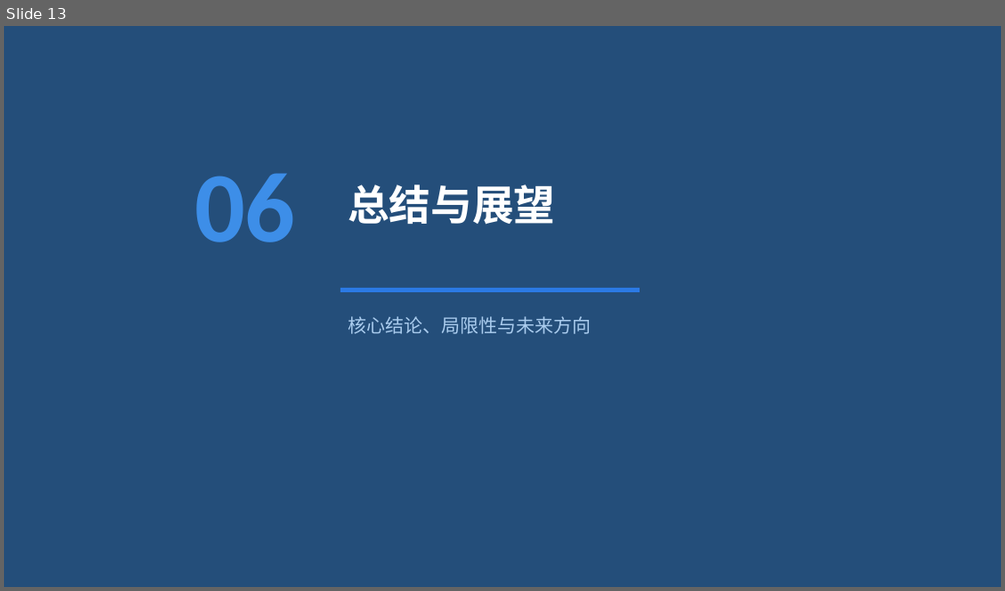
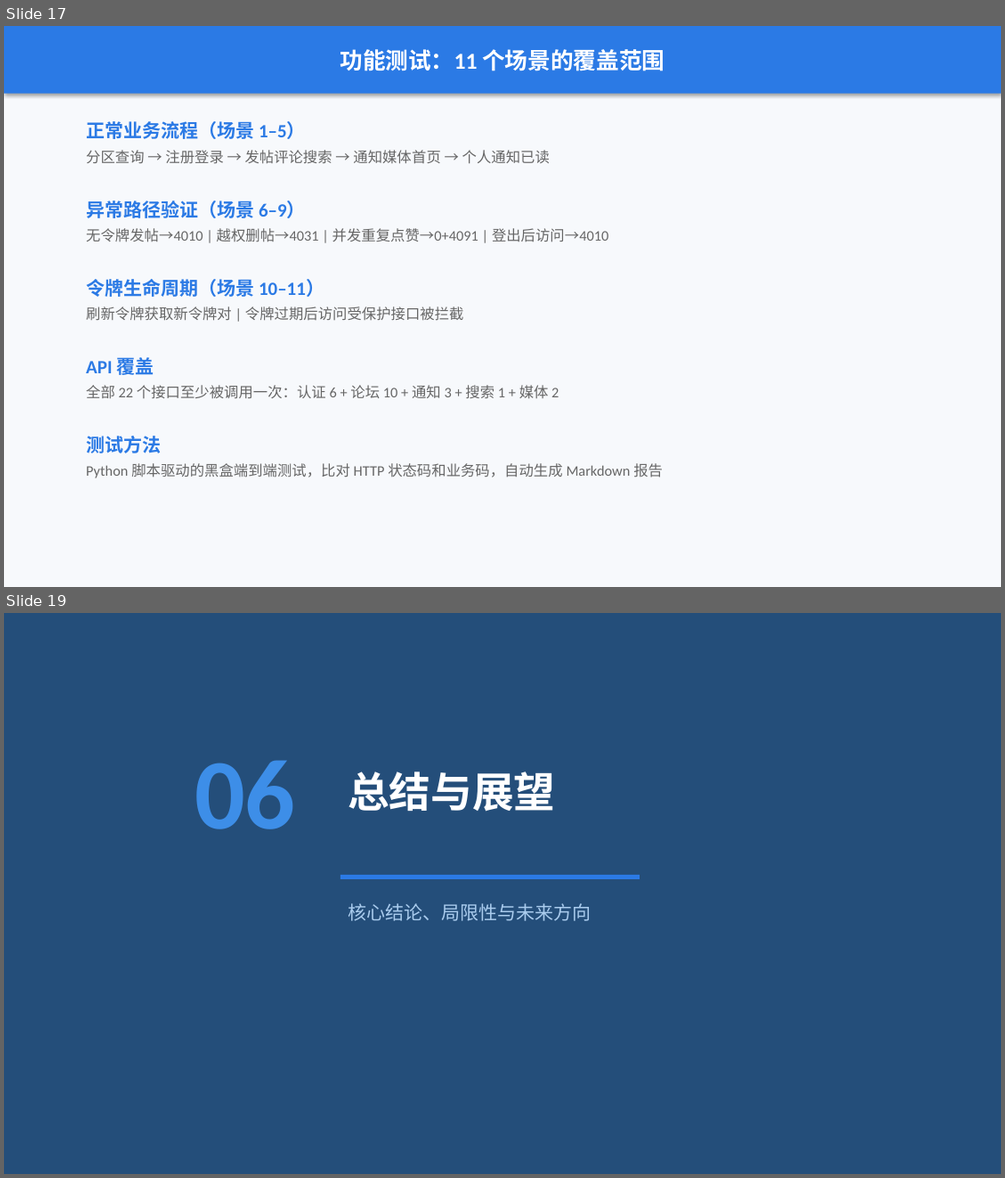
Before and after one commit to Wkjlovec/graduation_project_zhuang, a slide deck: docs/答辩PPT.pptx. Shown one above the other, each under a label of ours: slide 13 before the commit, slides 17 and 19 after it; the slides between them are not shown. The pictures are 1005x591 and 1005x1178 pixels, drawn with LibreOffice and Linux fonts; fonts in the diff are those of the drawing. Boxes give left, top, right and bottom in pixels: in the first picture for what was removed or moved away, otherwise in the second. Text is boxed around its words. In the diff, an @@ line names an element or a change of style, - is before the commit and + after.

```diff
--- a/docs/答辩PPT.pptx
+++ b/docs/答辩PPT.pptx
@@ slide 17 added at (4,26,1001,587), background #F7F9FC @@
@@ rectangle added at (4,26,1001,94), fill #2B7AE5, 22 pt, text #FFFFFF, bold @@
+功能测试：11 个场景的覆盖范围
@@ text added at (86,121,306,139), 18 pt, text #2B7AE5, bold @@
+正常业务流程（场景 1–5）
@@ text added at (86,150,550,164), 14 pt, text #666666 @@
+分区查询 → 注册登录 → 发帖评论搜索 → 通知媒体首页 → 个人通知已读
@@ text added at (86,200,306,218), 18 pt, text #2B7AE5, bold @@
+异常路径验证（场景 6–9）
@@ text added at (86,228,608,242), 14 pt, text #666666 @@
+无令牌发帖→4010 | 越权删帖→4031 | 并发重复点赞→0+4091 | 登出后访问→4010
@@ text added at (86,279,324,297), 18 pt, text #2B7AE5, bold @@
+令牌生命周期（场景 10–11）
@@ text added at (86,306,464,321), 14 pt, text #666666 @@
+刷新令牌获取新令牌对 | 令牌过期后访问受保护接口被拦截
@@ text added at (86,354,154,378), 18 pt, text #2B7AE5, bold @@
+API 覆盖
@@ text added at (86,385,558,399), 14 pt, text #666666 @@
+全部 22 个接口至少被调用一次：认证 6 + 论坛 10 + 通知 3 + 搜索 1 + 媒体 2
@@ text added at (86,435,161,453), 18 pt, text #2B7AE5, bold @@
+测试方法
@@ text added at (86,463,663,478), 14 pt, text #666666 @@
+Python 脚本驱动的黑盒端到端测试，比对 HTTP 状态码和业务码，自动生成 Markdown 报告
@@ what was slide 13 is now slide 19 @@
```
Also in this commit, not shown: 5 other slides added, 1 other file.
